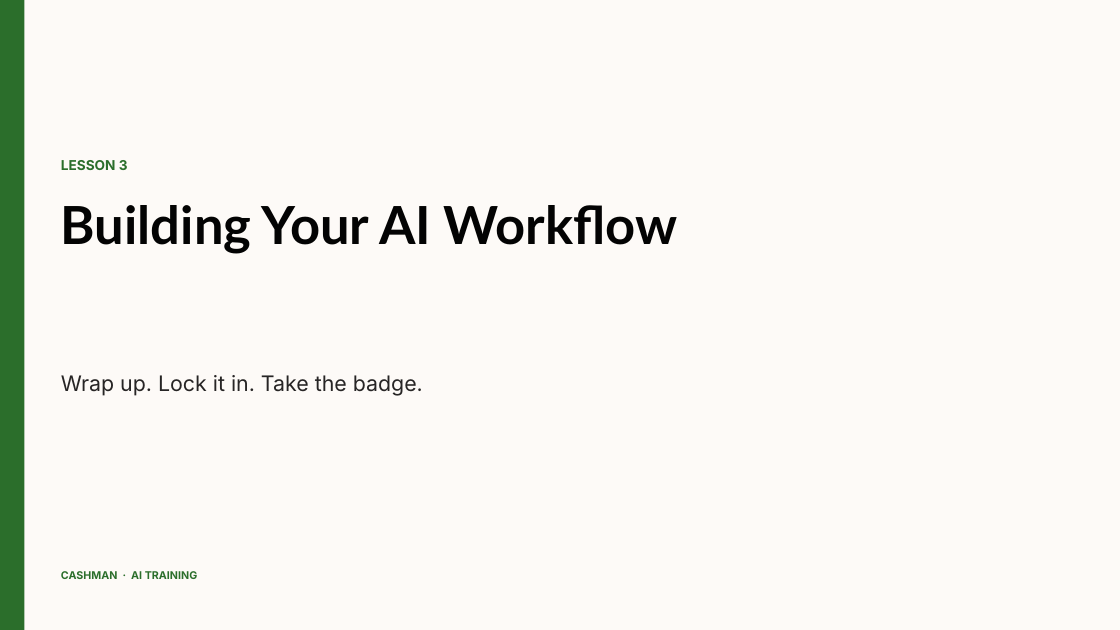
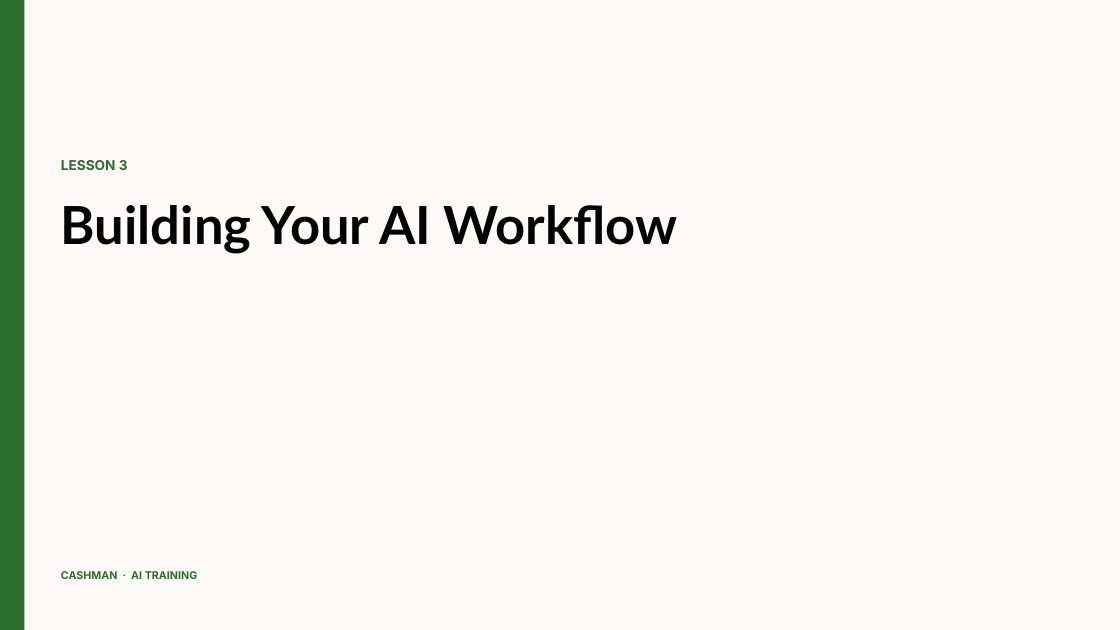
Before and after one commit to psun-jaycashman/cashman-ai-training, a slide deck: slide 1 of docs/video-scripts/slides/pptx/module-6/lesson-6-3-ai-workflow.pptx. Drawn at 1120x630 pixels with LibreOffice and Linux fonts; fonts in the diff are those of the drawing. Boxes give left, top, right and bottom in pixels: in the first picture for what was removed or moved away, otherwise in the second. Text is boxed around its words. In the diff, an @@ line names an element or a change of style, - is before the commit and + after.

```diff
--- a/docs/video-scripts/slides/pptx/module-6/lesson-6-3-ai-workflow.pptx
+++ b/docs/video-scripts/slides/pptx/module-6/lesson-6-3-ai-workflow.pptx
@@ text removed at (61, 375, 423, 396) @@
-Wrap up. Lock it in. Take the badge.
```
Also in this commit, not shown: 1 other slide changed, 10 other files.
